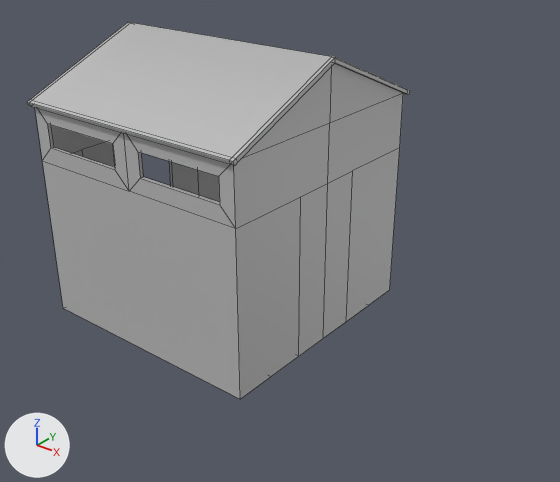
Two versions of the FBX model Assets/Prefab/house.fbx, one commit apart.
Camera for both pictures: a camera (50 mm lens) standing at (5.69, -6.88, 6.38) and looking at (0.48, -0.37, 2.35). Arrows for +X, +Y and +Z are at lower left; the lights stay in place. Mesh edges are drawn as thin lines. Where no turn or scale is listed for an object, it has been applied to the vertices.

Objects in the first picture: 'house'.
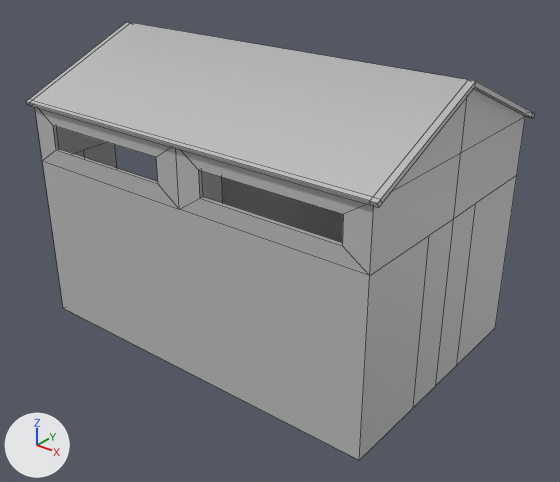
Location of each change, (x1, y1, x2, y2) in pixels of the pictures (560 x 482 px):
'house', rescaled (33% wider, 16% taller): before (27, 22, 410, 399); after (26, 22, 534, 460)

What the commit changed:
Object 'house' (ob_house) is rescaled from (0.01, 0.01, 0.01) to (0.015, 0.01, 0.01).
